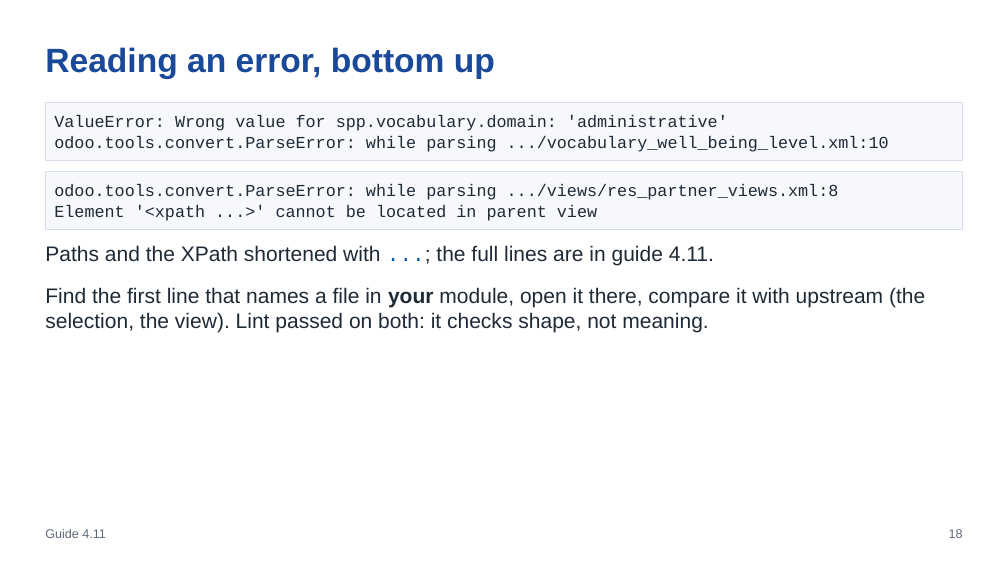
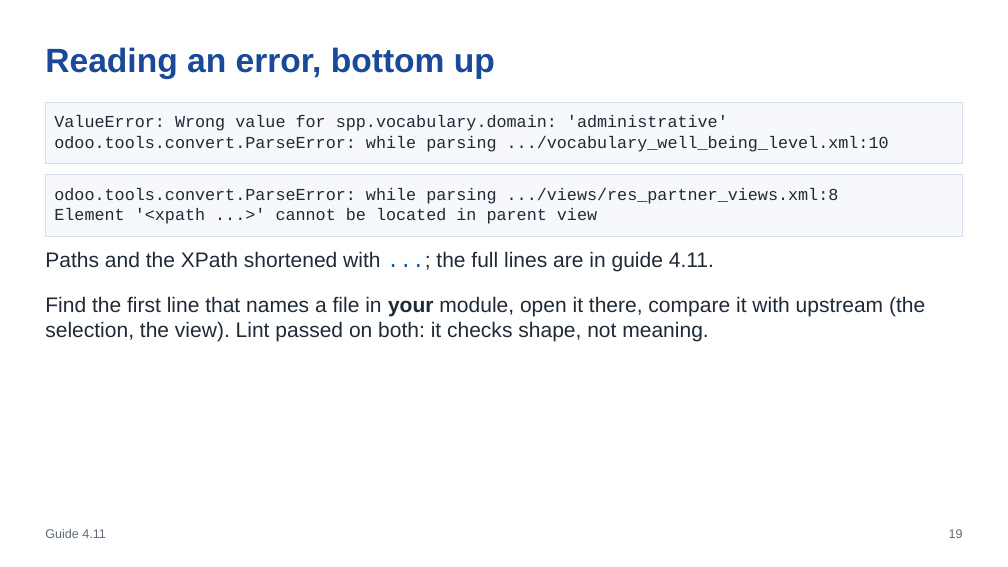
Before and after one commit to pithtech/OpenSPP-Template, a slide deck: slide 19 of training/module4/slides.pptx (slide 18 before the commit). Drawn at 1008x567 pixels with LibreOffice and Linux fonts; fonts in the diff are those of the drawing. Boxes give left, top, right and bottom in pixels: in the first picture for what was removed or moved away, otherwise in the second. Text is boxed around its words. In the diff, an @@ line names an element or a change of style, - is before the commit and + after.

```diff
--- a/training/module4/slides.pptx
+++ b/training/module4/slides.pptx
@@ rectangle "ValueError: Wrong value for spp.vocabulary.domain: ...": place and size @@
-rectangle "ValueError: Wrong value for spp.vocabulary.domain: ..." at bbox=[45, 102, 963, 160]
+rectangle "ValueError: Wrong value for spp.vocabulary.domain: ..." at bbox=[45, 102, 963, 164]
@@ rectangle "ValueError: Wrong value for spp.vocabulary.domain: ..." at bbox=[45, 102, 963, 164]: line spacing 19.2pt to 1 @@
@@ rectangle "odoo.tools.convert.ParseError: while parsing .../views/res_p ..." at bbox=[45, 175, 963, 237]: line spacing 19.2pt to 1 @@
@@ rectangle "odoo.tools.convert.ParseError: while parsing .../views/res_p ...": place and size @@
-rectangle "odoo.tools.convert.ParseError: while parsing .../views/res_p ..." at bbox=[45, 171, 963, 229]
+rectangle "odoo.tools.convert.ParseError: while parsing .../views/res_p ..." at bbox=[45, 175, 963, 237]
@@ text "Paths and the XPath shortened ..." at bbox=[45, 251, 714, 272]: line spacing 24pt to 1 @@
@@ text "Find the first line that ..." at bbox=[45, 296, 925, 341]: line spacing 24pt to 1 @@
@@ text "Find the first line that ...": place and size @@
-text "Find the first line that ..." at bbox=[45, 287, 925, 332]
+text "Find the first line that ..." at bbox=[45, 296, 925, 341]
@@ text at bbox=[949, 529, 963, 538]: text changed @@
-18
+19
```
Also in this commit, not shown: 22 other slides changed, 1 slide added, 12 other files.
